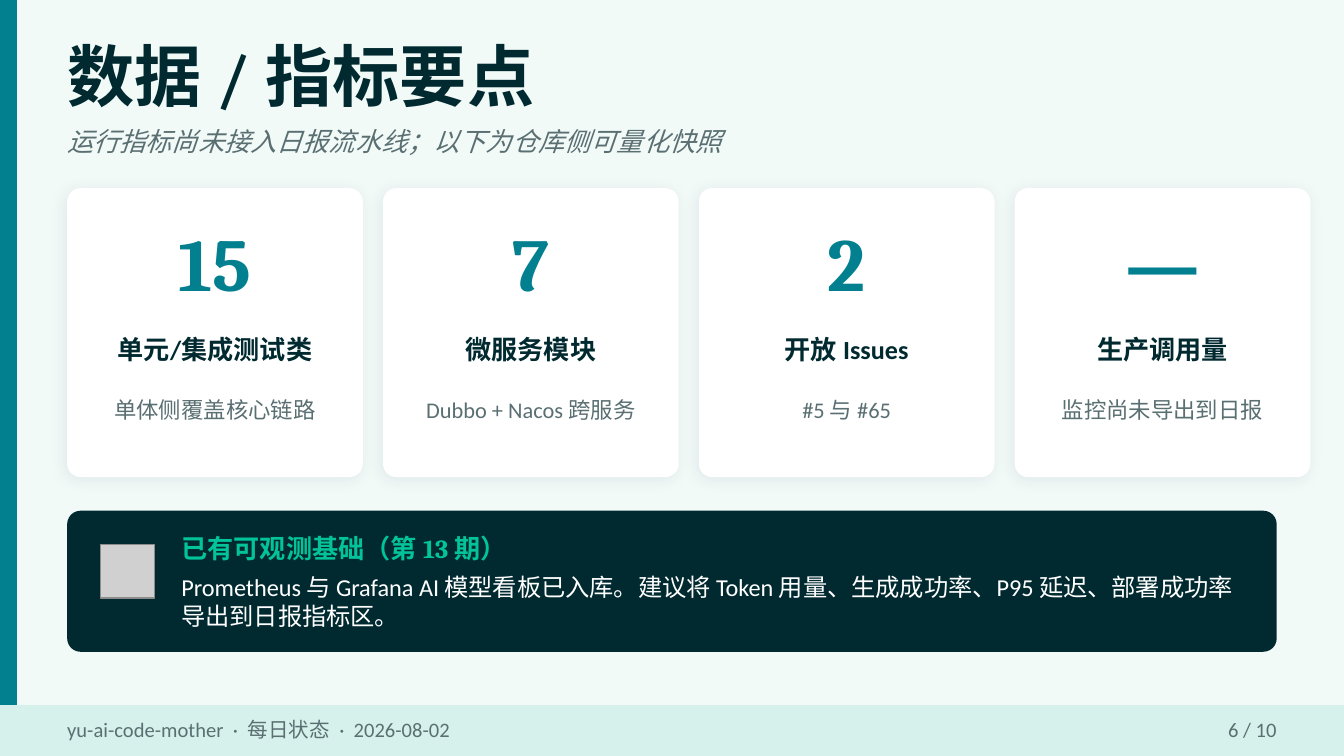
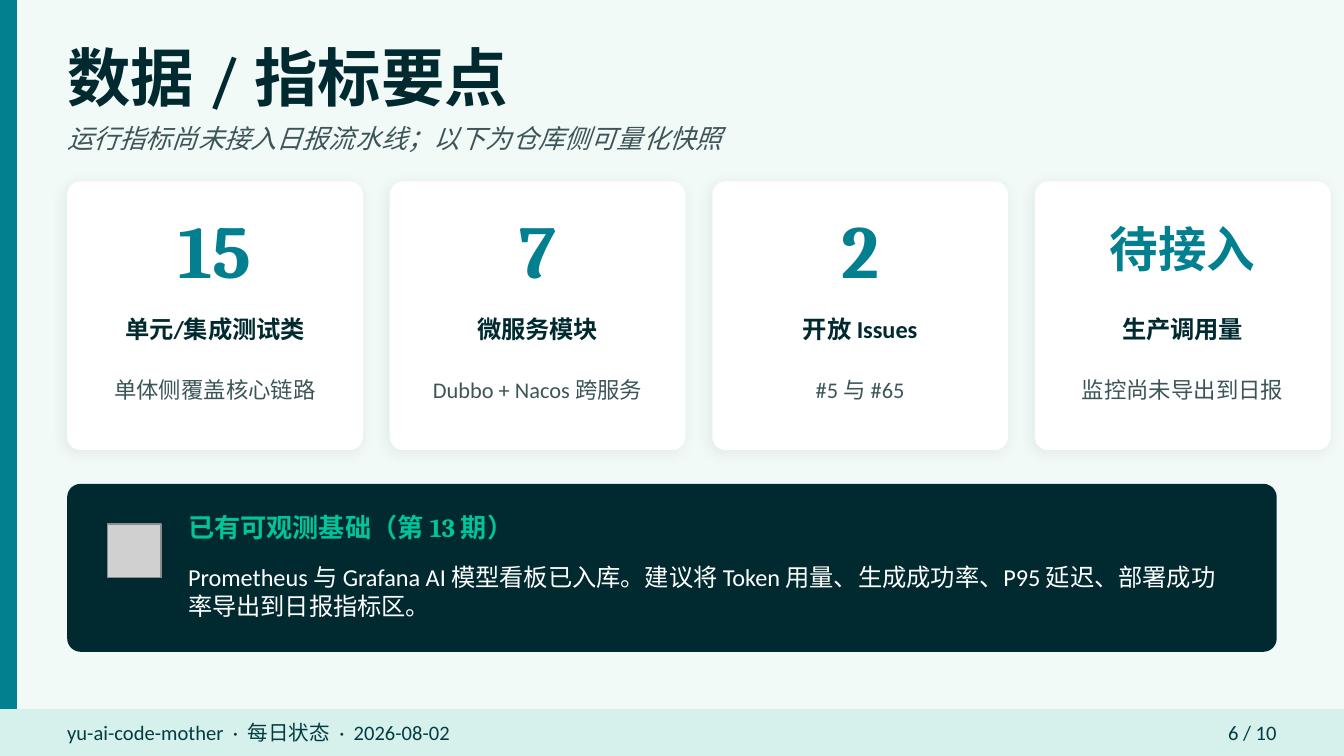
Before and after one commit to liyupi/yu-ai-code-mother, a slide deck: slide 6 of docs/reports/project-status-2026-08-02.pptx. Drawn at 1344x756 pixels with LibreOffice and Linux fonts; fonts in the diff are those of the drawing; grey boxes stand for pictures. Boxes give left, top, right and bottom in pixels: in the first picture for what was removed or moved away, otherwise in the second. Text is boxed around its words. In the diff, an @@ line names an element or a change of style, - is before the commit and + after.

```diff
--- a/docs/reports/project-status-2026-08-02.pptx
+++ b/docs/reports/project-status-2026-08-02.pptx
@@ text "数据 / 指标要点" at (x1=67, y1=47, x2=508, y2=107): size 36 to 34 pt @@
@@ text "15" moved from (x1=179, y1=241, x2=252, y2=292) to (x1=179, y1=228, x2=252, y2=279) @@
@@ rounded rectangle resized from (x1=67, y1=188, x2=363, y2=477) to (x1=67, y1=181, x2=363, y2=450) @@
@@ text "7" moved from (x1=512, y1=241, x2=549, y2=292) to (x1=519, y1=228, x2=556, y2=279) @@
@@ rounded rectangle resized from (x1=383, y1=188, x2=679, y2=477) to (x1=390, y1=181, x2=685, y2=450) @@
@@ text "2" moved from (x1=828, y1=240, x2=866, y2=291) to (x1=841, y1=227, x2=879, y2=278) @@
@@ rounded rectangle resized from (x1=699, y1=188, x2=995, y2=477) to (x1=712, y1=181, x2=1008, y2=450) @@
@@ proportions changed in 5 elements at (x1=67, y1=484, x2=1277, y2=652), (x1=67, y1=181, x2=363, y2=450), (x1=390, y1=181, x2=685, y2=450), (x1=712, y1=181, x2=1008, y2=450), (x1=1035, y1=181, x2=1331, y2=450) @@
@@ rounded rectangle resized from (x1=1015, y1=188, x2=1310, y2=477) to (x1=1035, y1=181, x2=1331, y2=450) @@
@@ text at (x1=1110, y1=225, x2=1256, y2=272): text changed; size 40 to 26 pt @@
-—
+待接入
@@ text "单元/集成测试类" moved from (x1=118, y1=336, x2=313, y2=362) to (x1=125, y1=317, x2=305, y2=340) @@
@@ text "开放 Issues" moved from (x1=785, y1=336, x2=908, y2=362) to (x1=803, y1=317, x2=918, y2=341) @@
@@ size 14 to 13 pt in 4 elements at (x1=125, y1=317, x2=305, y2=340), (x1=477, y1=317, x2=598, y2=340), (x1=803, y1=317, x2=918, y2=341), (x1=1122, y1=317, x2=1243, y2=340) @@
@@ text "生产调用量" moved from (x1=1097, y1=336, x2=1228, y2=362) to (x1=1122, y1=317, x2=1243, y2=340) @@
@@ text "单体侧覆盖核心链路" moved from (x1=114, y1=399, x2=315, y2=420) to (x1=114, y1=379, x2=315, y2=400) @@
@@ text "#5 与 #65" moved from (x1=802, y1=400, x2=891, y2=420) to (x1=816, y1=379, x2=905, y2=400) @@
@@ text colour #5A6F72 to #3D5558 in 5 elements at (x1=67, y1=126, x2=721, y2=152), (x1=114, y1=379, x2=315, y2=400), (x1=433, y1=379, x2=642, y2=400), (x1=816, y1=379, x2=905, y2=400), (x1=1082, y1=379, x2=1283, y2=400) @@
@@ text "监控尚未导出到日报" moved from (x1=1062, y1=399, x2=1263, y2=420) to (x1=1082, y1=379, x2=1283, y2=400) @@
@@ rounded rectangle resized from (x1=67, y1=511, x2=1277, y2=652) to (x1=67, y1=484, x2=1277, y2=652) @@
@@ 3 texts, 1 picture moved together from (x1=101, y1=336, x2=635, y2=598) to (x1=108, y1=317, x2=642, y2=578) @@
@@ text "Prometheus 与 Grafana AI 模型看板已入库。建议将 ..." rewrapped from (x1=181, y1=575, x2=1233, y2=627) to (x1=188, y1=565, x2=1216, y2=617) @@
@@ rectangle resized from (x1=0, y1=706, x2=1344, y2=756) to (x1=0, y1=710, x2=1344, y2=755) @@
@@ text "yu-ai-code-mother · 每日状态 · 2026-08-02" at (x1=67, y1=722, x2=450, y2=744): text colour #5A6F72 to #023C42 @@
@@ text "6 / 10" at (x1=1228, y1=726, x2=1277, y2=740): text colour #5A6F72 to #023C42 @@
```
Also in this commit, not shown: 9 other slides changed.
